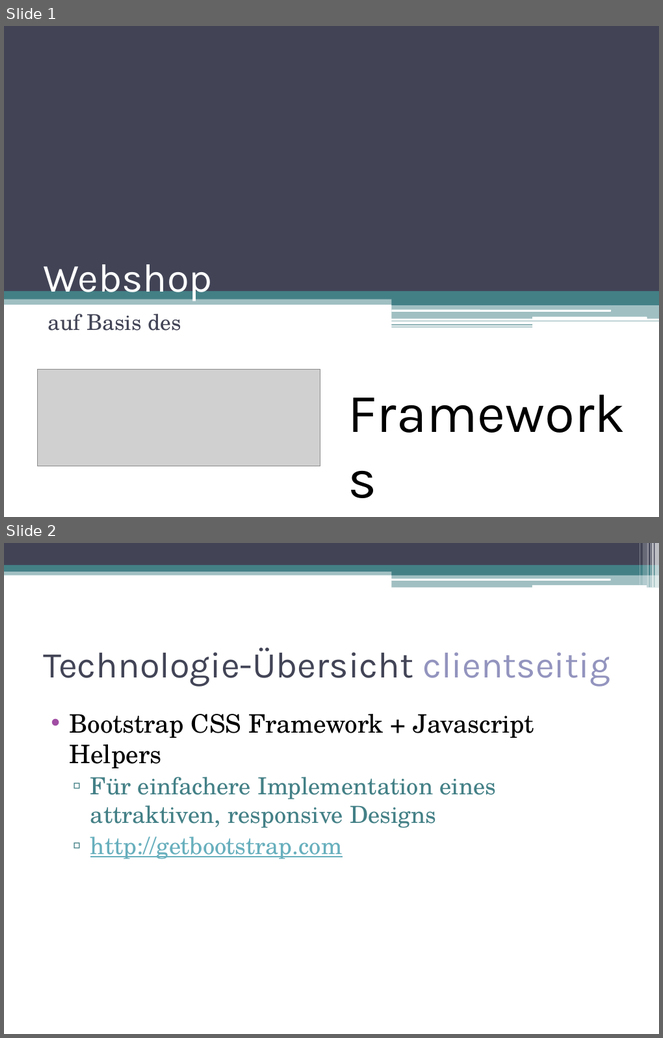
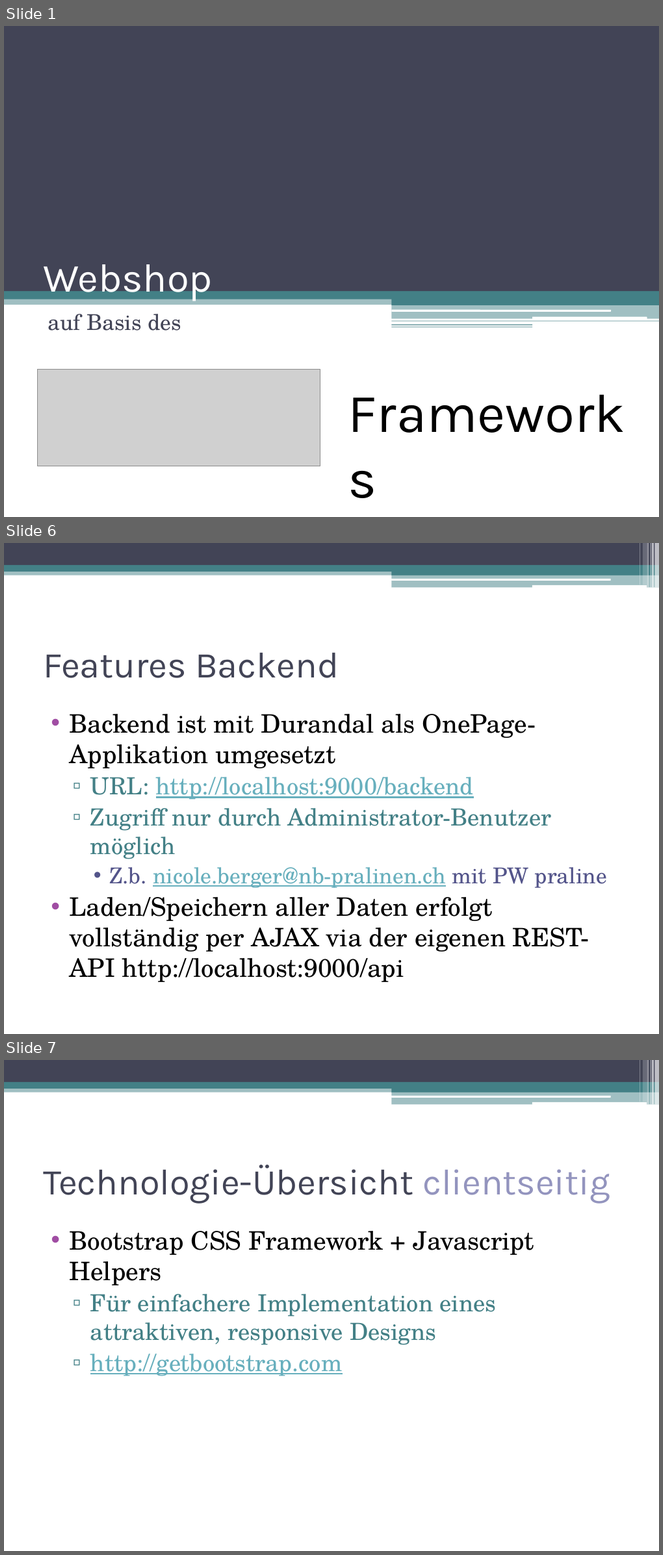
Before and after one commit to jaggr2/ch.bfh.bti7054.w2013.p.blastshop, a slide deck: docs/Slides_detailled_version.pptx. Shown one above the other, each under a label of ours: slides 1 and 2 before the commit, slides 1, 6 and 7 after it; the slides between them are not shown. The pictures are 663x1038 and 663x1555 pixels, drawn with LibreOffice and Linux fonts; fonts in the diff are those of the drawing; grey boxes stand for pictures. Boxes give left, top, right and bottom in pixels: in the first picture for what was removed or moved away, otherwise in the second. Text is boxed around its words. In the diff, an @@ line names an element or a change of style, - is before the commit and + after.

```diff
--- a/docs/Slides_detailled_version.pptx
+++ b/docs/Slides_detailled_version.pptx
@@ slide 6 added at bbox=[4, 543, 659, 1034], background #FFFFFF; not listed: 13 template elements that a slide beside it also shows @@
@@ title added at bbox=[43, 653, 339, 678], 40 pt, text #424456 @@
+Features Backend
@@ text added at bbox=[70, 714, 607, 982], 28 pt, text #000000 @@
+• Backend ist mit Durandal als OnePage-Applikation umgesetzt
+  ▫ URL: http://localhost:9000/backend
+  ▫ Zugriff nur durch Administrator-Benutzer möglich
+    • Z.b. nicole.berger@nb-pralinen.ch mit PW praline
+• Laden/Speichern aller Daten erfolgt vollständig per AJAX via der eigenen REST-API http://localhost:9000/api
@@ what was slide 2 is now slide 7 @@
```
Also in this commit, not shown: 1 slide changed, 4 other slides added, 2 other files.
